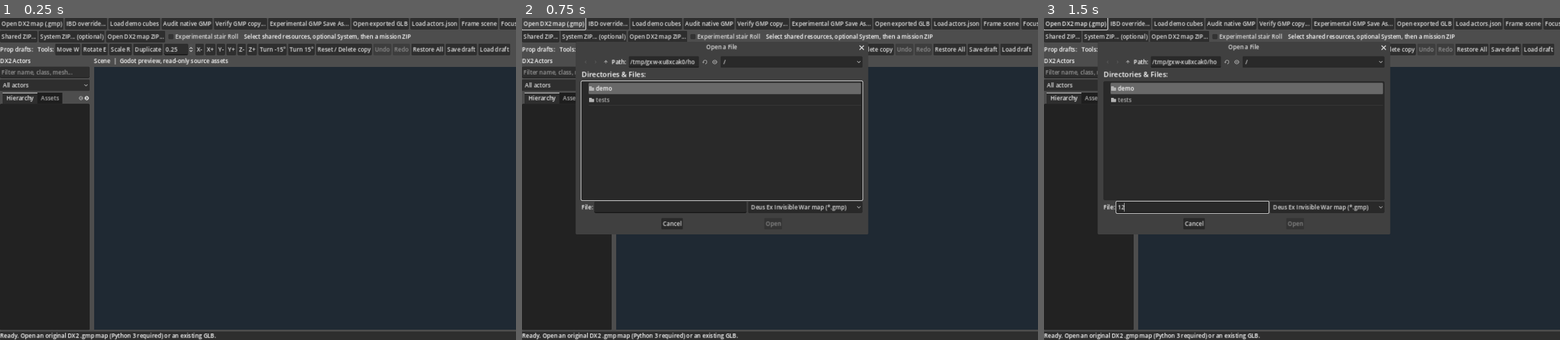
Above: before the commit, frames 1-3 (left to right).
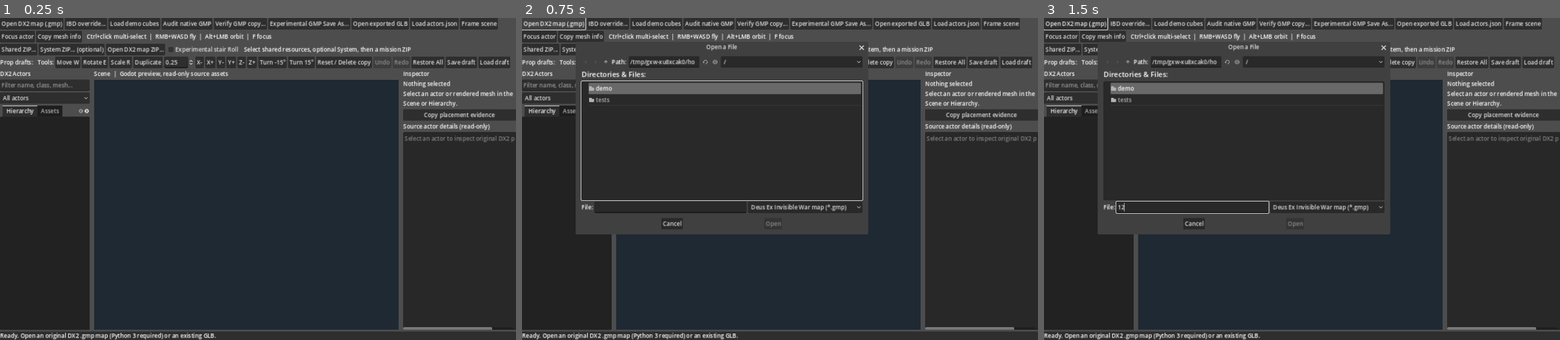
Above: after the commit, the same moments.

Repository: JakX2/Deus-Ex-2-SDK
Game: Godot game, scene res://main.tscn
The game is run twice, just before and just after one commit, with the same random seed, the same clock (stepped at 60 frames per second) and the same inputs.
Inputs (mouse positions are in pixels of both pictures, inside the frame that each line leads up to):
- Up to frame 1 (0.25 s): no input
- Up to frame 2 (0.75 s): click "Open DX2 map (.gmp)" at 0.5 s
- Up to frame 3 (1.5 s): click (1193, 207) at 1.27 s; type "12" at 1.35 s

The runs differ from the first frame. In frame 1, 14% of the frame differs, in the area x 0-100%, y 0-97%; in frame 2, 8.9%; in frame 3, 8.9%.

Commit message:
Wrap overwide toolbars and constrain workspace so right Inspector remains visible

Diff:
--- a/native_editor/godot_editor/main.gd
+++ b/native_editor/godot_editor/main.gd
@@ -160,7 +160,10 @@
     var base := VBoxContainer.new()
     base.set_anchors_and_offsets_preset(Control.PRESET_FULL_RECT)
     add_child(base)
-    var toolbar := HBoxContainer.new()
+    # Flow instead of an unbounded horizontal row: the old toolbars forced
+    # the entire workspace wider than a 1440px viewport, clipping Inspector.
+    var toolbar := HFlowContainer.new()
+    toolbar.size_flags_horizontal = Control.SIZE_EXPAND_FILL
     base.add_child(toolbar)
     var gmp_btn := Button.new()
     gmp_btn.text = "Open DX2 map (.gmp)"
@@ -216,7 +219,8 @@
     hint.text = "  Ctrl+click multi-select  |  RMB+WASD fly  |  Alt+LMB orbit  |  F focus"
     toolbar.add_child(hint)
 
-    var zip_bar := HBoxContainer.new()
+    var zip_bar := HFlowContainer.new()
+    zip_bar.size_flags_horizontal = Control.SIZE_EXPAND_FILL
     base.add_child(zip_bar)
     var shared_zip_btn := Button.new()
     shared_zip_btn.text = "Shared ZIP..."
@@ -243,7 +247,8 @@
     zip_hint.text = "  Select shared resources, optional System, then a mission ZIP"
     zip_bar.add_child(zip_hint)
 
-    var prop_bar := HBoxContainer.new()
+    var prop_bar := HFlowContainer.new()
+    prop_bar.size_flags_horizontal = Control.SIZE_EXPAND_FILL
     base.add_child(prop_bar)
     var draft_label := Label.new()
     draft_label.text = "Prop drafts:"
@@ -316,6 +321,7 @@
     prop_bar.add_child(reload_button)
 
     var horizontal := HSplitContainer.new()
+    horizontal.size_flags_horizontal = Control.SIZE_EXPAND_FILL
     horizontal.size_flags_vertical = Control.SIZE_EXPAND_FILL
     base.add_child(horizontal)
     var sidebar := VBoxContainer.new()
@@ -466,12 +472,13 @@
     # Godot SplitContainer supports exactly two content children.
     # The prior three-child version dropped the Inspector offscreen.
     var content_split := HSplitContainer.new()
+    content_split.split_offset = -315
     content_split.size_flags_horizontal = Control.SIZE_EXPAND_FILL
     content_split.size_flags_vertical = Control.SIZE_EXPAND_FILL
     horizontal.add_child(content_split)
     var scene_pane := VBoxContainer.new()
     scene_pane.size_flags_horizontal = Control.SIZE_EXPAND_FILL
-    scene_pane.custom_minimum_size.x = 440
+    scene_pane.custom_minimum_size.x = 360
     content_split.add_child(scene_pane)
     var scene_label := Label.new()
     scene_label.text = "Scene  |  Godot preview, read-only source assets"
@@ -483,7 +490,8 @@
     scene_pane.add_child(view_container)
 
     var inspector_pane := VBoxContainer.new()
-    inspector_pane.custom_minimum_size.x = 285
+    inspector_pane.custom_minimum_size.x = 315
+    inspector_pane.size_flags_horizontal = Control.SIZE_FILL
     inspector_pane.size_flags_vertical = Control.SIZE_EXPAND_FILL
     content_split.add_child(inspector_pane)
     var heading := Label.new()
